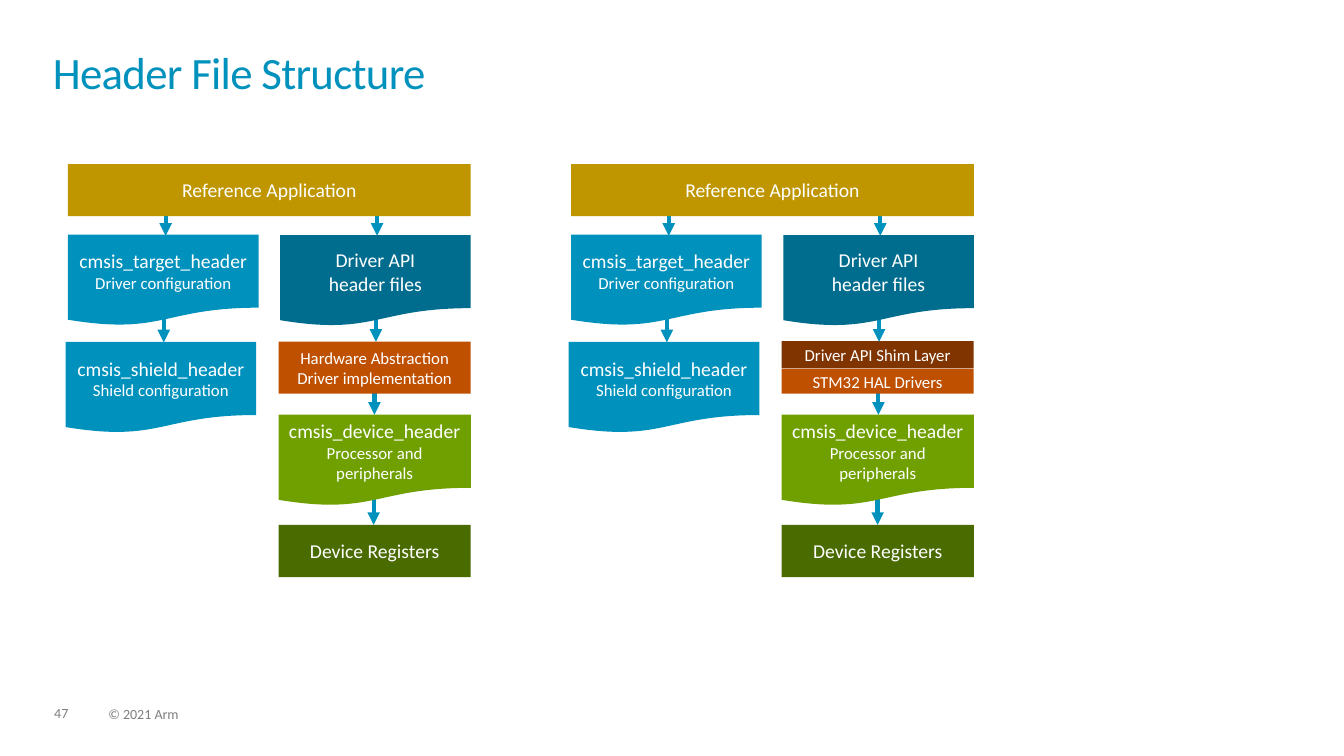
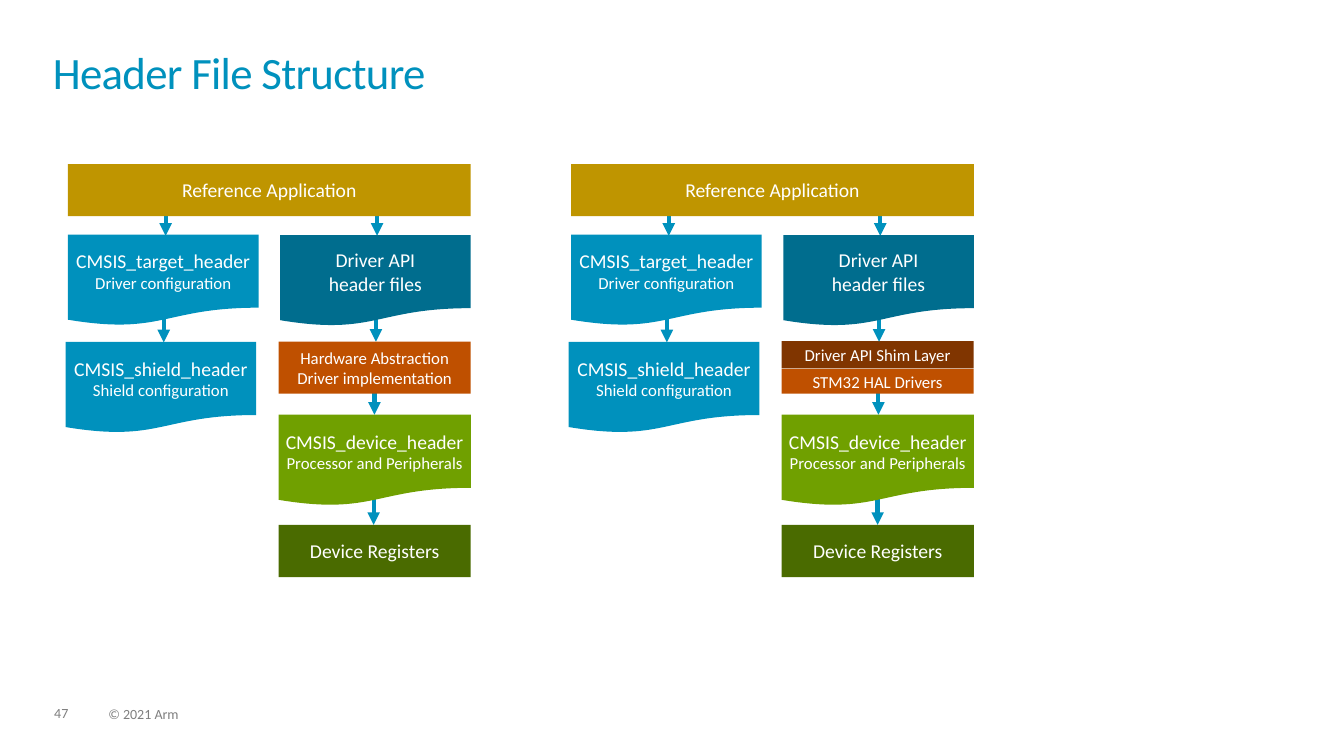
Before and after one commit to Open-CMSIS-Pack/cmsis-toolbox, a slide deck: slide 47 of docs/images/overview.pptx. Drawn at 1344x756 pixels with LibreOffice and Linux fonts; fonts in the diff are those of the drawing. Boxes give left, top, right and bottom in pixels: in the first picture for what was removed or moved away, otherwise in the second. Text is boxed around its words. In the diff, an @@ line names an element or a change of style, - is before the commit and + after.

Commit message:
Cleanup for CMSIS-Toolbox 2.4.0

```diff
--- a/docs/images/overview.pptx
+++ b/docs/images/overview.pptx
@@ text in flow chart document at (76,254,250,272): text changed @@
-cmsis_target_header
-Driver configuration
+CMSIS_target_header
+Driver configuration
@@ text in flow chart document at (579,254,753,292): text changed @@
-cmsis_target_header
-Driver configuration
+CMSIS_target_header
+Driver configuration
@@ text in flow chart document at (74,362,247,399): text changed @@
-cmsis_shield_header
-Shield configuration
+CMSIS_shield_header
+Shield configuration
@@ text in flow chart document at (577,362,750,399): text changed @@
-cmsis_shield_header
-Shield configuration
+CMSIS_shield_header
+Shield configuration
@@ text in flow chart document at (286,435,464,472): text changed @@
-cmsis_device_header
-Processor and peripherals
+CMSIS_device_header
+Processor and Peripherals
@@ text in flow chart document at (789,435,967,472): text changed @@
-cmsis_device_header
-Processor and peripherals
+CMSIS_device_header
+Processor and Peripherals
```
Also in this commit, not shown: 10 other files.
